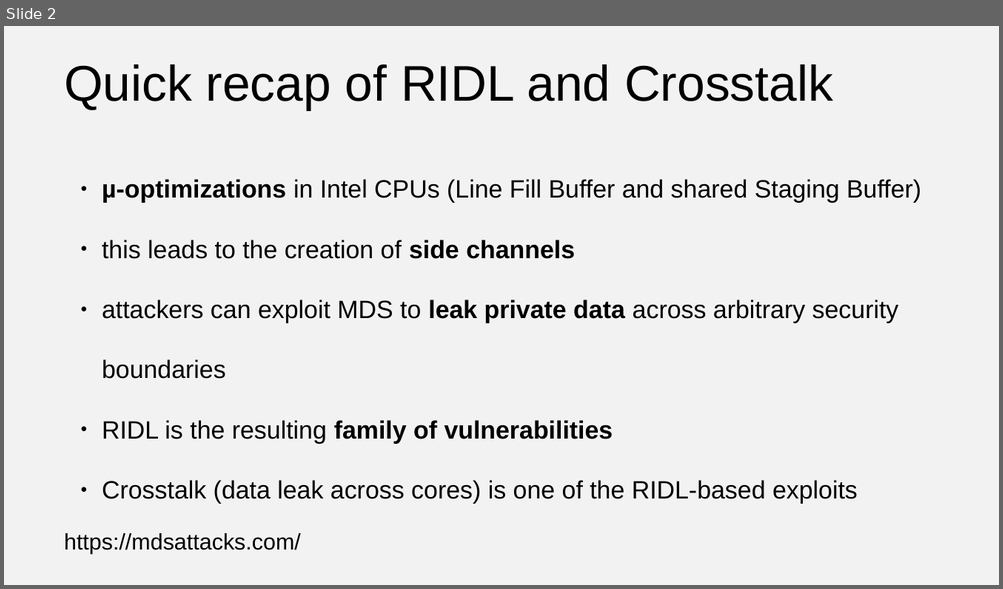
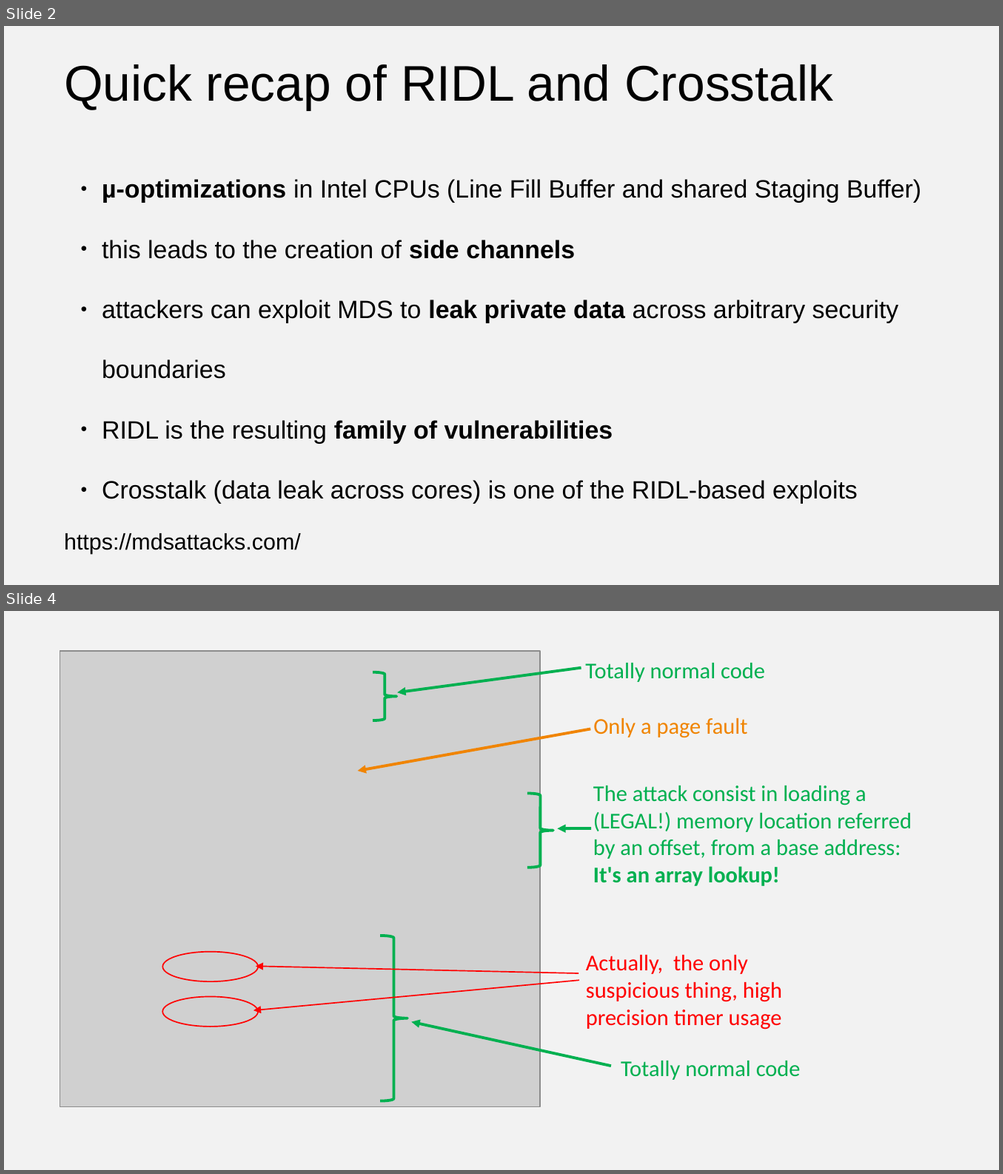
Before and after one commit to Rijndael99/hw_vulnerabilities, a slide deck: presentation2.pptx. Shown one above the other, each under a label of ours: slide 2 before the commit, slides 2 and 4 after it; the slides between them are not shown. The pictures are 1003x589 and 1003x1174 pixels, drawn with LibreOffice and Linux fonts; fonts in the diff are those of the drawing; grey boxes stand for pictures. Boxes give left, top, right and bottom in pixels: in the first picture for what was removed or moved away, otherwise in the second. Text is boxed around its words. In the diff, an @@ line names an element or a change of style, - is before the commit and + after.

Commit message:
[WIP] 2nd presentation

```diff
--- a/presentation2.pptx
+++ b/presentation2.pptx
@@ slide 4 added at [4,611,999,1170], background #F2F2F2 @@
@@ picture added at [60,651,540,1107] @@
@@ right brace added at [373,672,397,721], outline #00B050 2.25 pt @@
@@ arrow added from (580, 668) to (398, 692), #00B050 2.25 pt @@
@@ text added at [585,663,765,682], 18 pt, text #00B050 @@
+Totally normal code
@@ text added at [593,718,747,738], 18 pt, text #F08400 @@
+Only a page fault
@@ arrow added from (591, 729) to (358, 771), #F08400 2.25 pt @@
@@ text added at [593,786,911,886], 18 pt, text #00B050 @@
+The attack consist in loading a (LEGAL!) memory location referred by an offset, from a base address:
+It's an array lookup!
@@ right brace added at [527,793,554,867], outline #00B050 2.25 pt @@
@@ arrow added from (592, 829) to (558, 829), #00B050 2.25 pt @@
@@ right brace added at [381,936,407,1101], outline #00B050 2.25 pt @@
@@ ellipse added at [163,952,259,982], outline #FF0000 1 pt @@
@@ text added at [586,955,782,1030], 18 pt, text #FF0000 @@
+Actually, the only suspicious thing, high precision timer usage
@@ arrow added from (579, 981) to (253, 1011), #FF0000 1 pt @@
@@ arrow added from (579, 974) to (256, 967), #FF0000 1 pt @@
@@ ellipse added at [163,997,259,1027], outline #FF0000 1 pt @@
@@ arrow added from (612, 1067) to (411, 1022), #00B050 2.25 pt @@
@@ text added at [620,1061,800,1080], 18 pt, text #00B050 @@
+Totally normal code
```
Also in this commit, not shown: 1 other slide added.
